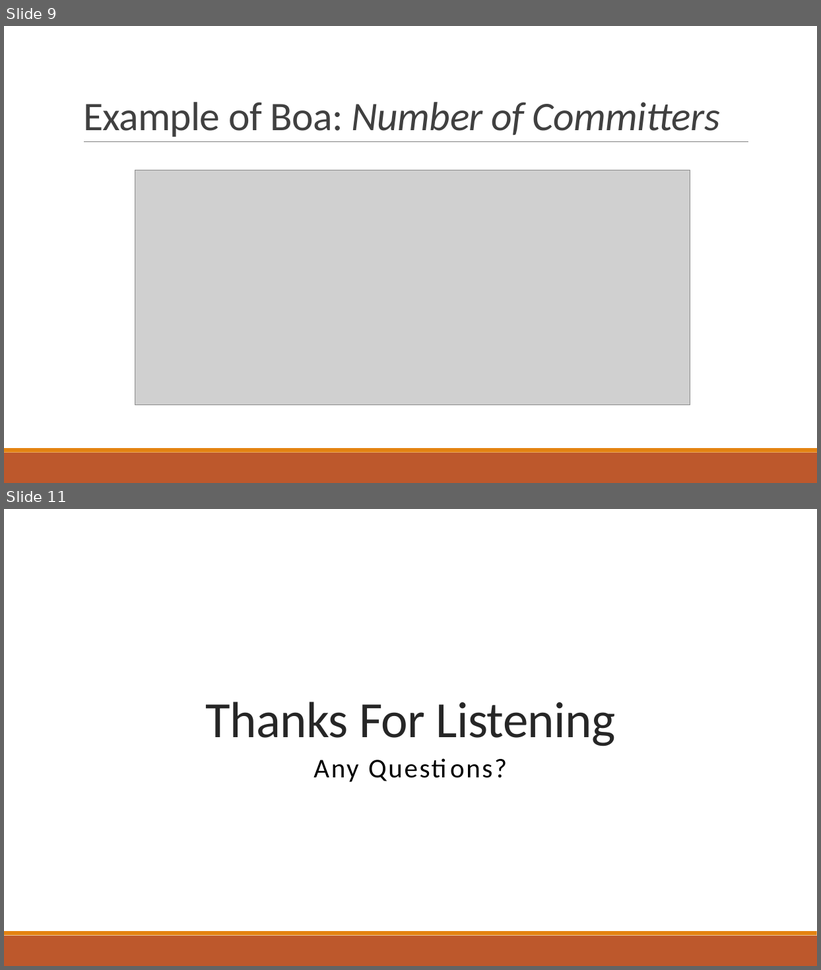
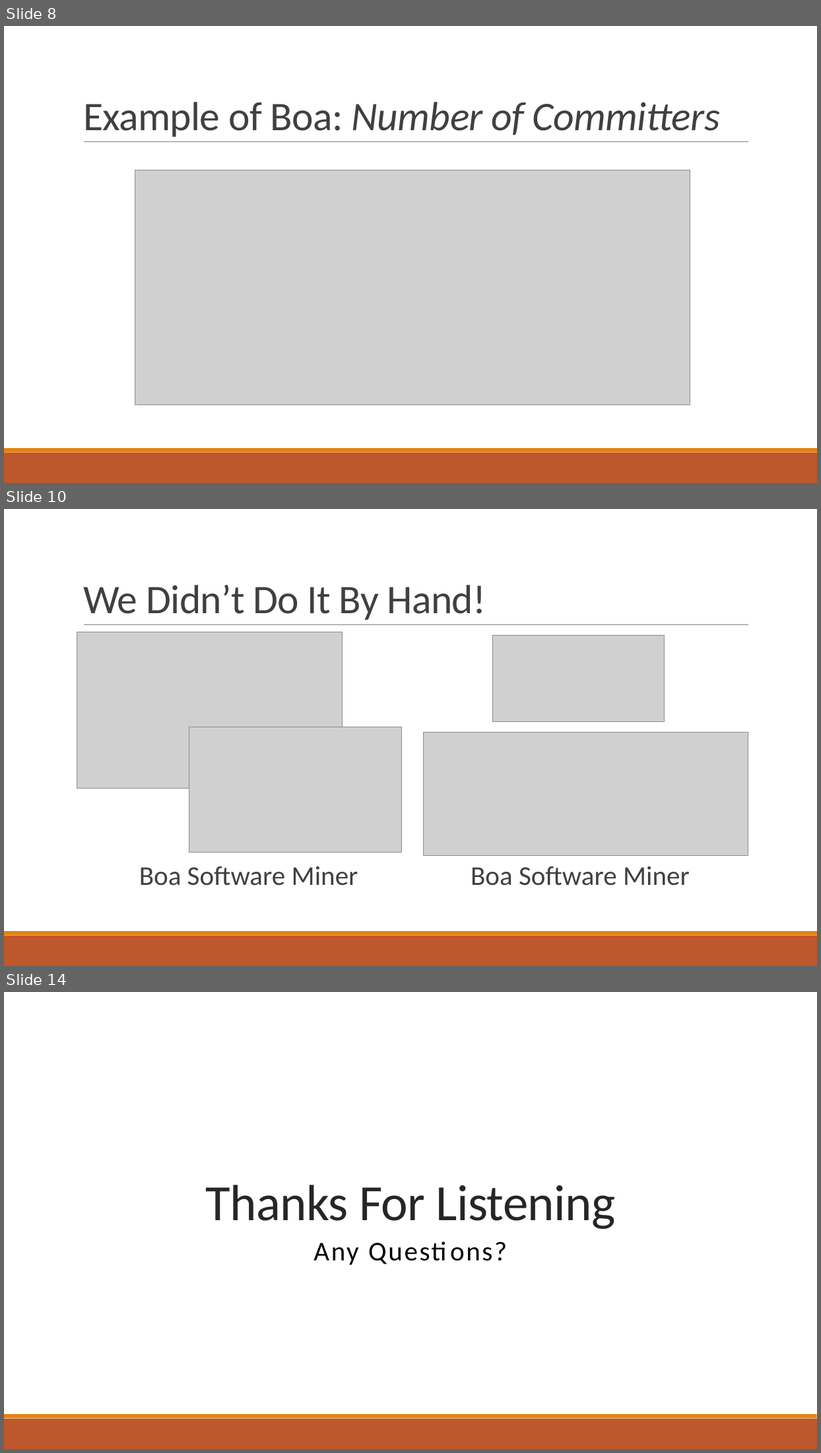
Before and after one commit to bmuscede/NetworkMine, a slide deck: Final-Presentation/Presentation.pptx. Shown one above the other, each under a label of ours: slides 9 and 11 before the commit, slides 8, 10 and 14 after it; the slides between them are not shown. The pictures are 821x970 and 821x1453 pixels, drawn with LibreOffice and Linux fonts; fonts in the diff are those of the drawing; grey boxes stand for pictures; background and template pictures are left out. Boxes give left, top, right and bottom in pixels: in the first picture for what was removed or moved away, otherwise in the second. Text is boxed around its words. In the diff, an @@ line names an element or a change of style, - is before the commit and + after.

```diff
--- a/Final-Presentation/Presentation.pptx
+++ b/Final-Presentation/Presentation.pptx
@@ slide 10 added at [4, 509, 817, 966], background #FFFFFF; not listed: 3 template elements that a slide beside it also shows @@
@@ title added at [83, 585, 486, 620], 48 pt, text #404040 @@
+We Didn’t Do It By Hand!
@@ picture added at [77, 632, 343, 788] @@
@@ picture added at [492, 635, 664, 722] @@
@@ picture added at [189, 727, 402, 852] @@
@@ picture added at [424, 732, 748, 855] @@
@@ text added at [139, 867, 358, 886], 32 pt, text #404040 @@
+Boa Software Miner
@@ text added at [471, 867, 690, 886], 32 pt, text #404040 @@
+Boa Software Miner
@@ what was slide 9 is now slide 8 @@
@@ what was slide 11 is now slide 14 @@
```
Also in this commit, not shown: 2 slides changed, 4 other slides added, 2 slides removed.
